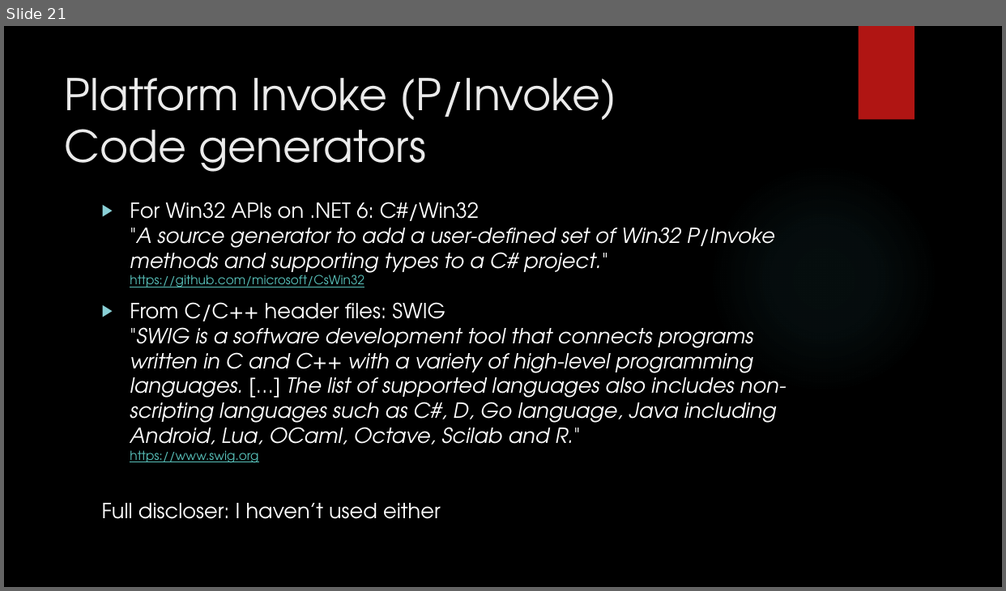
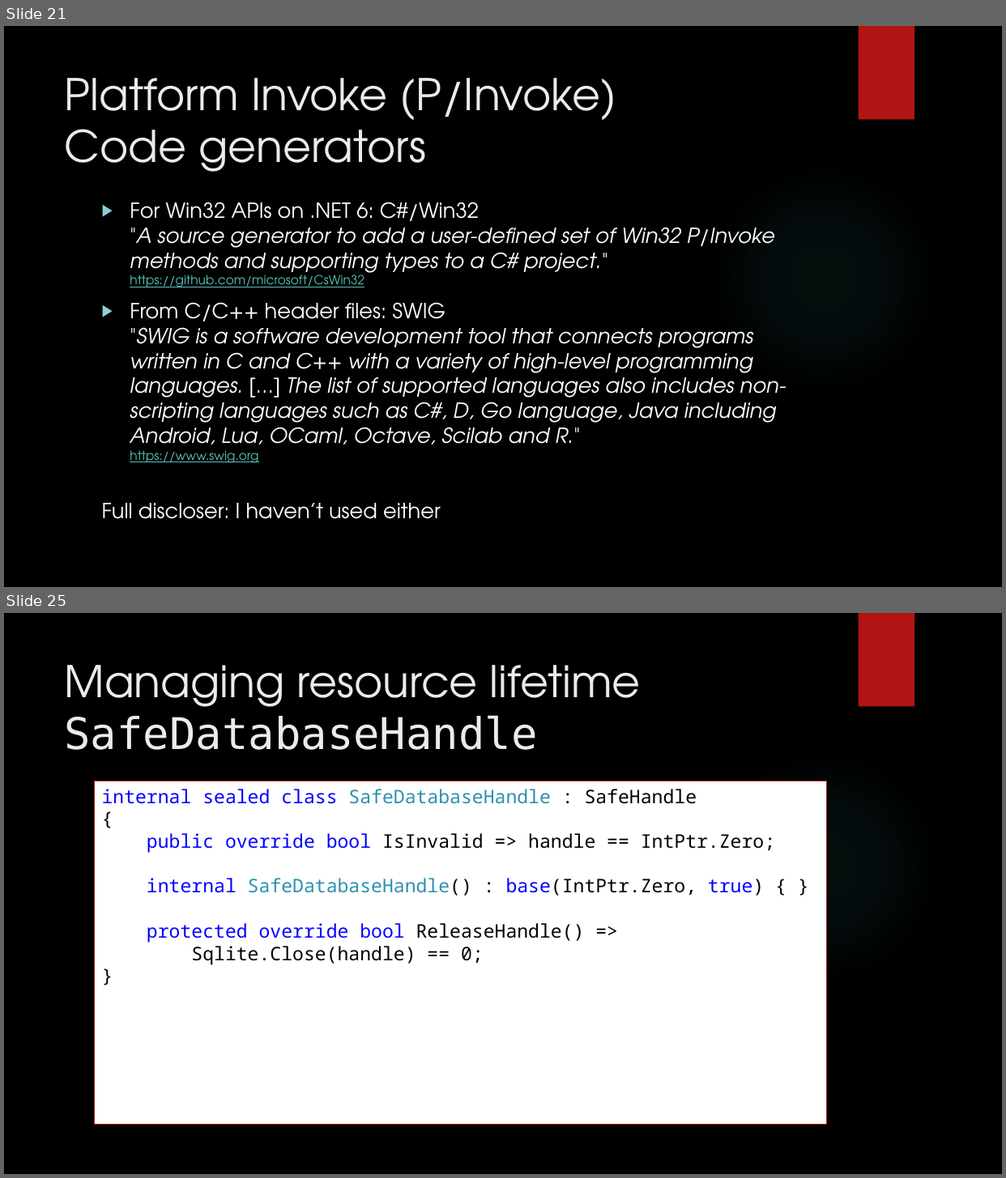
Before and after one commit to dennisdietrich/UnsafeCSharp, a slide deck: doc/Introduction to unsafe C#.pptx. Shown one above the other, each under a label of ours: slide 21 before the commit, slides 21 and 25 after it; the slides between them are not shown. The pictures are 1006x591 and 1006x1178 pixels, drawn with LibreOffice and Linux fonts; fonts in the diff are those of the drawing; background and template pictures are left out. Boxes give left, top, right and bottom in pixels: in the first picture for what was removed or moved away, otherwise in the second. Text is boxed around its words. In the diff, an @@ line names an element or a change of style, - is before the commit and + after.

```diff
--- a/doc/Introduction to unsafe C#.pptx
+++ b/doc/Introduction to unsafe C#.pptx
@@ slide 25 added at [4,613,1002,1174], background picture (left out); not listed: 2 template elements that a slide beside it also shows @@
@@ title added at [65,665,641,750], 42 pt, text #EBEBEB @@
+Managing resource lifetime
+SafeDatabaseHandle
@@ rectangle added at [95,781,827,1125], fill #FFFFFF, outline #B01513 1.25 pt, 18 pt, text #000000 @@
+internal sealed class SafeDatabaseHandle : SafeHandle
+{
+public override bool IsInvalid => handle == IntPtr.Zero;
+internal SafeDatabaseHandle() : base(IntPtr.Zero, true) { }
+protected override bool ReleaseHandle() =>
+Sqlite.Close(handle) == 0;
+}
```
Also in this commit, not shown: 2 slides changed, 8 other slides added, 2 other files.
